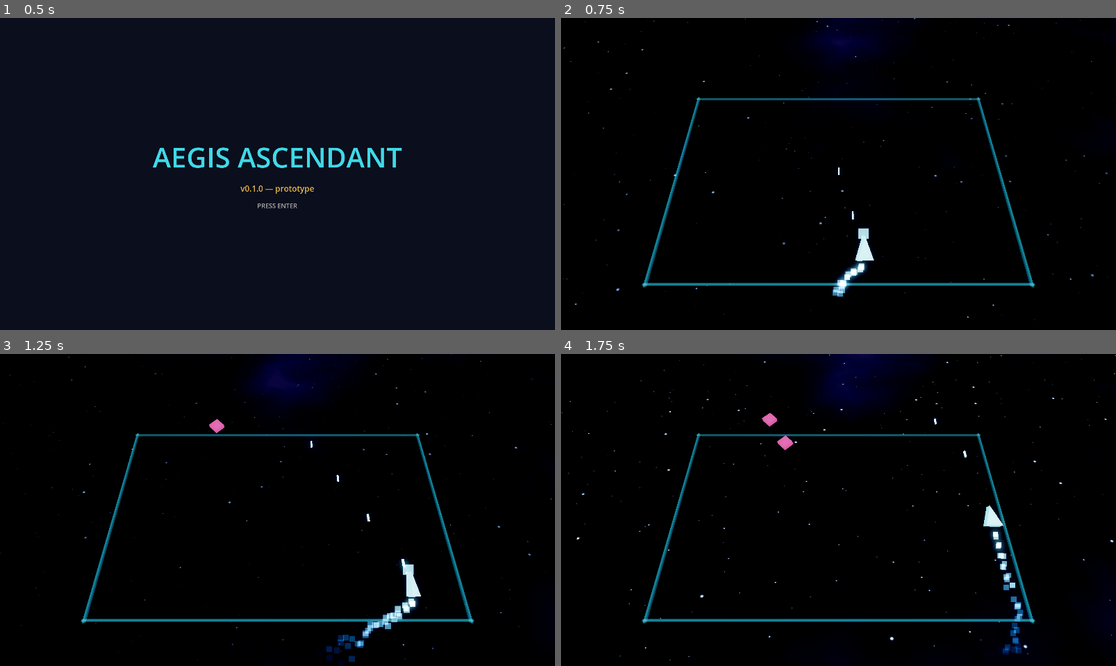
Above: before the commit, frames 1-4 (two rows, left to right).
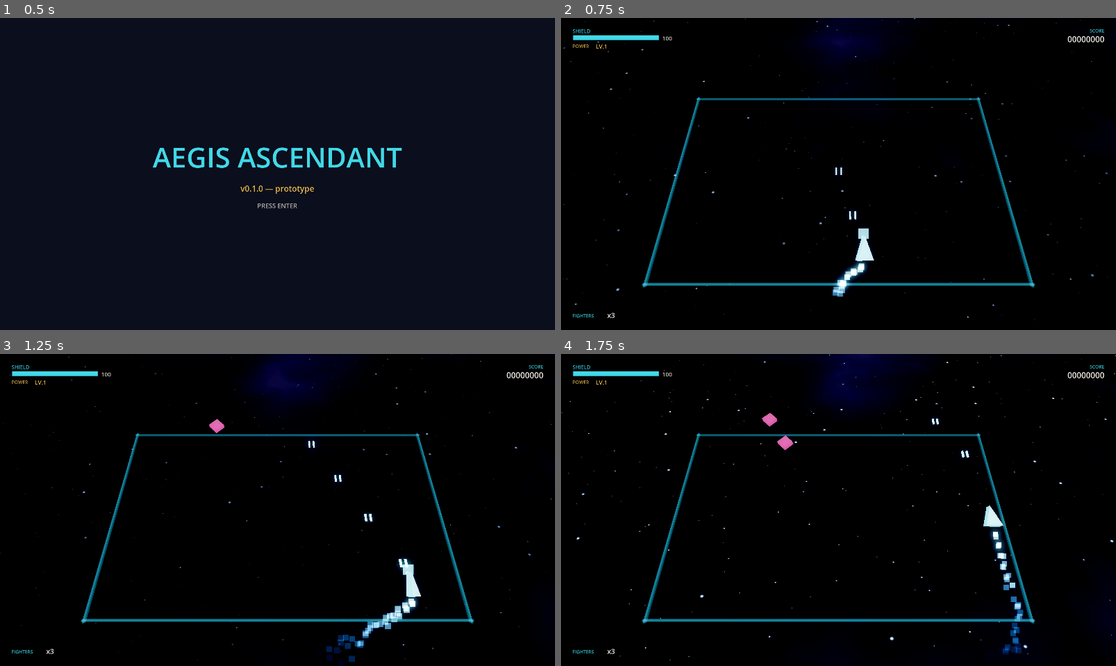
Above: after the commit, the same moments.

Repository: Happykiller/aegis-ascendant
Game: Godot game, scene res://scenes/boot/boot.tscn
Two runs of this game, one before a commit and one after it. Both use one fixed random seed, a clock stepped at 60 frames per second and the inputs below.
Inputs:
- Up to frame 1 (0.5 s): no input
- Up to frame 2 (0.75 s): tap Enter (ui_accept) at 0.5 s; hold D (move_right) from 0.53 s (still down); hold Space (fire_primary) from 0.53 s (still down)
- Up to frame 3 (1.25 s): keep holding D (move_right); keep holding Space (fire_primary); tap Enter (ui_accept) at 0.77 s
- Up to frame 4 (1.75 s): release D (move_right) at 1.28 s; release Space (fire_primary) at 1.28 s; hold S (move_down) from 1.28 s (still down); tap Space (fire_primary) at 1.35 s; tap Enter (ui_accept) at 1.52 s

Frame 1 is identical in both runs. In frame 2, 0.5% of the frame differs, in the area x 2-98%, y 3-97%; in frame 3, 0.6%; in frame 4, 0.5%.

Commit message:
feat(player): shield, invulnerability, lives, escalating fire and fighter HUD
- PlayerShield (spec §8.3): depletion, post-hit invuln, delayed regen — unit tested
- player registers as a BulletTarget; hits -> shield loss, blink, respawn (easy demo)
- Pulse Array power levels 1-5 shape the fire pattern (spec §9.1)
- fighter HUD: shield bar, power, score, lives (spec §19.1)
- hit -> shake, death -> heavy explosion; unlimited continues (spec §8.4)

Co-Authored-By: Claude Fable 5 <noreply@anthropic.com>

Diff:
--- a/resources/data/player_stats.gd
+++ b/resources/data/player_stats.gd
@@ -14,6 +14,18 @@
 ## Maximum visual roll when strafing; never affects the hitbox (spec §7.3).
 @export var max_bank_deg: float = 35.0
 
+@export_group("Shield & survival")
+## Shield capacity in units (spec §8.3: 100 at start).
+@export var shield_max: float = 100.0
+## Quiet seconds before shield regeneration begins.
+@export var shield_regen_delay: float = 3.0
+## Shield regeneration rate (units/s) once it starts.
+@export var shield_regen_rate: float = 12.0
+## Invulnerability window after an impact (spec §8.3).
+@export var invuln_time: float = 1.2
+## Visual lives before game over; continues are unlimited for the demo (spec §8.4).
+@export var lives: int = 3
+
 func validate() -> PackedStringArray:
 	var errors := PackedStringArray()
 	if max_speed <= 0.0:
@@ -24,4 +36,8 @@
 		errors.append("hitbox_radius must be > 0")
 	if fire_interval <= 0.0:
 		errors.append("fire_interval must be > 0")
+	if shield_max <= 0.0:
+		errors.append("shield_max must be > 0")
+	if lives < 1:
+		errors.append("lives must be >= 1")
 	return errors
--- a/resources/player/specter9_stats.tres
+++ b/resources/player/specter9_stats.tres
@@ -9,3 +9,8 @@
 hitbox_radius = 0.25
 fire_interval = 0.12
 max_bank_deg = 35.0
+shield_max = 100.0
+shield_regen_delay = 3.0
+shield_regen_rate = 12.0
+invuln_time = 1.2
+lives = 3
--- a/scenes/gameplay/graybox.tscn
+++ b/scenes/gameplay/graybox.tscn
@@ -10,6 +10,7 @@
 [ext_resource type="Script" path="res://scripts/fx/camera_director.gd" id="8_camdir"]
 [ext_resource type="Script" path="res://scripts/fx/vfx_manager.gd" id="9_vfx"]
 [ext_resource type="Script" path="res://scripts/debug/screen_capture.gd" id="10_capture"]
+[ext_resource type="PackedScene" path="res://scenes/ui/fighter_hud.tscn" id="11_hud"]
 
 [sub_resource type="StandardMaterial3D" id="mat_edge"]
 transparency = 1
@@ -77,3 +78,5 @@
 script = ExtResource("4_spawner")
 wave = ExtResource("5_wave")
 bullet_manager_path = NodePath("../BulletManager")
+
+[node name="FighterHUD" parent="." instance=ExtResource("11_hud")]
--- /dev/null
+++ b/scenes/ui/fighter_hud.tscn
@@ -0,0 +1,115 @@
+[gd_scene load_steps=2 format=3]
+
+[ext_resource type="Script" path="res://scripts/ui/fighter_hud.gd" id="1_hud"]
+
+[node name="FighterHUD" type="CanvasLayer"]
+script = ExtResource("1_hud")
+
+[node name="ShieldLabel" type="Label" parent="."]
+offset_left = 40.0
+offset_top = 32.0
+offset_right = 200.0
+offset_bottom = 56.0
+theme_override_colors/font_color = Color(0.247, 0.851, 0.91, 0.85)
+theme_override_font_sizes/font_size = 18
+text = "SHIELD"
+
+[node name="ShieldBarBG" type="ColorRect" parent="."]
+offset_left = 40.0
+offset_top = 58.0
+offset_right = 340.0
+offset_bottom = 78.0
+color = Color(0.05, 0.08, 0.16, 0.65)
+
+[node name="ShieldFill" type="ColorRect" parent="."]
+unique_name_in_owner = true
+offset_left = 42.0
+offset_top = 60.0
+offset_right = 338.0
+offset_bottom = 76.0
+color = Color(0.247, 0.851, 0.91, 1)
+
+[node name="ShieldValue" type="Label" parent="."]
+unique_name_in_owner = true
+offset_left = 350.0
+offset_top = 56.0
+offset_right = 420.0
+offset_bottom = 80.0
+theme_override_colors/font_color = Color(0.93, 0.918, 0.89, 0.9)
+theme_override_font_sizes/font_size = 20
+text = "100"
+
+[node name="PowerLabel" type="Label" parent="."]
+offset_left = 40.0
+offset_top = 86.0
+offset_right = 160.0
+offset_bottom = 108.0
+theme_override_colors/font_color = Color(0.894, 0.71, 0.29, 0.9)
+theme_override_font_sizes/font_size = 16
+text = "POWER"
+
+[node name="PowerValue" type="Label" parent="."]
+unique_name_in_owner = true
+offset_left = 120.0
+offset_top = 84.0
+offset_right = 240.0
+offset_bottom = 110.0
+theme_override_colors/font_color = Color(0.894, 0.71, 0.29, 1)
+theme_override_font_sizes/font_size = 20
+text = "LV.1"
+
+[node name="ScoreLabel" type="Label" parent="."]
+anchors_preset = 1
+anchor_left = 1.0
+anchor_right = 1.0
+offset_left = -260.0
+offset_top = 32.0
+offset_right = -40.0
+offset_bottom = 54.0
+grow_horizontal = 0
+theme_override_colors/font_color = Color(0.247, 0.851, 0.91, 0.85)
+theme_override_font_sizes/font_size = 16
+text = "SCORE"
+horizontal_alignment = 2
+
+[node name="ScoreValue" type="Label" parent="."]
+unique_name_in_owner = true
+anchors_preset = 1
+anchor_left = 1.0
+anchor_right = 1.0
+offset_left = -260.0
+offset_top = 54.0
+offset_right = -40.0
+offset_bottom = 86.0
+grow_horizontal = 0
+theme_override_colors/font_color = Color(0.93, 0.918, 0.89, 1)
+theme_override_font_sizes/font_size = 28
+text = "00000000"
+horizontal_alignment = 2
+
+[node name="LivesLabel" type="Label" parent="."]
+anchors_preset = 2
+anchor_top = 1.0
+anchor_bottom = 1.0
+offset_left = 40.0
+offset_top = -60.0
+offset_right = 160.0
+offset_bottom = -38.0
+grow_vertical = 0
+theme_override_colors/font_color = Color(0.247, 0.851, 0.91, 0.85)
+theme_override_font_sizes/font_size = 16
+text = "FIGHTERS"
+
+[node name="LivesValue" type="Label" parent="."]
+unique_name_in_owner = true
+anchors_preset = 2
+anchor_top = 1.0
+anchor_bottom = 1.0
+offset_left = 160.0
+offset_top = -64.0
+offset_right = 260.0
+offset_bottom = -34.0
+grow_vertical = 0
+theme_override_colors/font_color = Color(0.93, 0.918, 0.89, 1)
+theme_override_font_sizes/font_size = 24
+text = "x3"
--- a/scripts/gameplay/graybox_root.gd
+++ b/scripts/gameplay/graybox_root.gd
@@ -1,6 +1,5 @@
 extends Node3D
-## Graybox scene root: first playable segment sandbox (spec §37 items 12-19).
-## Wires enemy destruction to score, explosions and screen shake.
+## Graybox scene root: wires the player, HUD, VFX, camera and score together.
 
 const GameStateScript := preload("res://scripts/core/game_state.gd")
 
@@ -8,13 +7,21 @@
 @onready var _wave_spawner: WaveSpawner = get_node_or_null("WaveSpawner")
 @onready var _vfx: VFXManager = get_node_or_null("VFXManager") as VFXManager
 @onready var _camera_director: CameraDirector = get_node_or_null("CameraDirector") as CameraDirector
+@onready var _player: PlayerFighterController = get_node_or_null("PlayerFighter") as PlayerFighterController
+@onready var _hud: CanvasLayer = get_node_or_null("FighterHUD") as CanvasLayer
 
 func _ready() -> void:
-	# Children _ready() ran first: every pooled/placed enemy already exists.
 	for enemy in get_tree().get_nodes_in_group("enemies"):
 		(enemy as EnemyController).destroyed.connect(_on_enemy_destroyed)
 	if _wave_spawner != null:
 		_wave_spawner.wave_cleared.connect(_on_wave_cleared)
+	if _player != null:
+		_player.hit_taken.connect(_on_player_hit)
+		_player.destroyed_at.connect(_on_player_destroyed)
+		_player.game_over.connect(_on_game_over)
+	if _hud != null and _player != null:
+		_hud.bind_player(_player)
+		_hud.bind_score(_game_state)
 	print("[Graybox] ready")
 
 func _on_wave_cleared() -> void:
@@ -26,3 +33,19 @@
 		_vfx.spawn_explosion(enemy.global_position, VfxExplosion.Category.MEDIUM)
 	if _camera_director != null:
 		_camera_director.add_trauma(0.35)
+
+func _on_player_hit(_world_position: Vector3) -> void:
+	if _camera_director != null:
+		_camera_director.add_trauma(0.45)
+
+func _on_player_destroyed(world_position: Vector3) -> void:
+	if _vfx != null:
+		_vfx.spawn_explosion(world_position, VfxExplosion.Category.HEAVY)
+	if _camera_director != null:
+		_camera_director.add_trauma(0.9)
+
+func _on_game_over() -> void:
+	# Unlimited continues for the demo (spec §8.4): keep the run going.
+	print("[Graybox] all fighters lost — continue")
+	if _player != null:
+		_player.continue_run()
--- a/scripts/player/player_fighter_controller.gd
+++ b/scripts/player/player_fighter_controller.gd
@@ -7,6 +7,21 @@
 ## Logical "up the screen" direction (+y logical = -Z world).
 const DIR_UP := Vector2(0.0, 1.0)
 const MUZZLE_OFFSET := Vector2(0.0, 0.9)
+
+## Emitted whenever the shield value changes (HUD).
+signal shield_changed(ratio: float, current: float, maximum: float)
+## Emitted when a life is lost; `lives` is the remaining count.
+signal lives_changed(lives: int)
+## Emitted when the player is hit (feedback: shake / sfx), with the world position.
+signal hit_taken(world_position: Vector3)
+## Emitted when a life is lost (explosion at position).
+signal destroyed_at(world_position: Vector3)
+## Emitted when the last life is gone (game over).
+signal game_over
+## Emitted when the fire power level changes (HUD / feedback).
+signal power_changed(level: int)
+
+const MAX_POWER := 5
 
 @export var stats: PlayerStats
 @export var primary_projectile: ProjectileData
@@ -19,6 +34,14 @@
 ## and hands-off showcase. Never active in a normal run.
 var _demo: bool = false
 var _demo_time: float = 0.0
+
+var _shield: PlayerShield = PlayerShield.new()
+var _lives: int = 3
+var _power_level: int = 1
+var _alive: bool = true
+var _respawn_timer: float = 0.0
+var _target: BulletTarget
+var _blink_time: float = 0.0
 
 var _engine_trail: GPUParticles3D
 var _muzzle_flash: MeshInstance3D
@@ -39,8 +62,31 @@
 	_build_engine_trail()
 	_build_muzzle_flash()
 	_demo = "--demo" in OS.get_cmdline_user_args()
+	_shield.configure(stats.shield_max, stats.shield_regen_delay,
+		stats.shield_regen_rate, stats.invuln_time)
+	_lives = stats.lives
+	if _bullet_manager != null:
+		_target = BulletTarget.make(BulletManager.Team.PLAYER, stats.hitbox_radius,
+			Callable(self, "_take_hit"))
+		_target.position = plane_position
+		_bullet_manager.register_target(_target)
+	# Publish initial HUD state on the next idle frame (listeners connect after _ready).
+	call_deferred("_emit_initial_state")
+
+func _emit_initial_state() -> void:
+	shield_changed.emit(_shield.ratio(), _shield.current, _shield.maximum)
+	lives_changed.emit(_lives)
+	power_changed.emit(_power_level)
 
 func _physics_process(delta: float) -> void:
+	if not _alive:
+		_respawn_timer -= delta
+		if _respawn_timer <= 0.0:
+			_respawn()
+		return
+	_shield.tick(delta)
+	shield_changed.emit(_shield.ratio(), _shield.current, _shield.maximum)
+	_update_invuln_blink(delta)
 	var input: Vector2
 	if _demo:
 		_demo_time += delta
@@ -50,8 +96,69 @@
 	_velocity = integrate_velocity(_velocity, input, stats.max_speed, stats.accel_time, delta)
 	plane_position = GameplayPlane.clamp_to_bounds(plane_position + _velocity * delta)
 	position = GameplayPlane.to_world(plane_position)
+	if _target != null:
+		_target.position = plane_position
 	_apply_visual_bank(delta)
 	_update_fire(delta)
+
+## Bullet hit callback (registered with the BulletManager).
+func _take_hit(damage: float) -> void:
+	if not _alive:
+		return
+	if _shield.take_hit(damage):
+		hit_taken.emit(global_position)
+		shield_changed.emit(_shield.ratio(), _shield.current, _shield.maximum)
+		if _shield.is_depleted():
+			_destroy()
+
+func _destroy() -> void:
+	_alive = false
+	_visual_root.visible = false
+	if _target != null:
+		_target.enabled = false
+	destroyed_at.emit(global_position)
+	_lives -= 1
+	lives_changed.emit(_lives)
+	if _lives <= 0:
+		game_over.emit()
+	else:
+		_respawn_timer = 1.2 # brief pause before respawn (spec §5.3: forgiving)
+
+func _respawn() -> void:
+	_alive = true
+	plane_position = Vector2(0.0, -5.0)
+	_velocity = Vector2.ZERO
+	position = GameplayPlane.to_world(plane_position)
+	_visual_root.visible = true
+	_shield.reset()
+	_shield.grant_invulnerability(2.0)
+	if _target != null:
+		_target.position = plane_position
+		_target.enabled = true
+	shield_changed.emit(_shield.ratio(), _shield.current, _shield.maximum)
+
+func _update_invuln_blink(delta: float) -> void:
+	if _shield.is_invulnerable():
+		_blink_time += delta * 18.0
+		_visual_root.visible = fmod(_blink_time, 1.0) < 0.55
+	elif not _visual_root.visible:
+		_visual_root.visible = true
+
+## Raise the primary fire power level (Power Core pickup, spec §9.1).
+func add_power() -> void:
+	if _power_level < MAX_POWER:
+		_power_level += 1
+		power_changed.emit(_power_level)
+
+func restore_shield(amount: float) -> void:
+	_shield.restore(amount)
+	shield_changed.emit(_shield.ratio(), _shield.current, _shield.maximum)
+
+## Unlimited continues for the demo (spec §8.4): restore lives and respawn.
+func continue_run() -> void:
+	_lives = stats.lives
+	lives_changed.emit(_lives)
+	_respawn()
 
 func _update_fire(delta: float) -> void:
 	_fire_timer = maxf(_fire_timer - delta, 0.0)
@@ -62,10 +169,32 @@
 	if _bullet_manager == null or primary_projectile == null:
 		return
 	if (_demo or Input.is_action_pressed("fire_primary")) and _fire_timer == 0.0:
-		_fire_timer = stats.fire_interval
-		_bullet_manager.spawn_from_data(BulletManager.Team.PLAYER,
-			plane_position + MUZZLE_OFFSET, DIR_UP, primary_projectile)
+		# Higher power tightens cadence (spec §9.1 level 2 = increased rate).
+		var cadence := stats.fire_interval * (1.0 if _power_level < 2 else 0.8)
+		_fire_timer = cadence
+		_fire_pattern()
 		_muzzle_timer = 0.05
+
+## Pulse Array fire pattern, escalating with power level (spec §9.1).
+func _fire_pattern() -> void:
+	var muzzle := plane_position + MUZZLE_OFFSET
+	# Level 1+: twin frontal shots.
+	_shoot(muzzle + Vector2(-0.18, 0.0), DIR_UP)
+	_shoot(muzzle + Vector2(0.18, 0.0), DIR_UP)
+	if _power_level >= 3:
+		# Level 3+: weak angled side shots.
+		_shoot(muzzle + Vector2(-0.5, 0.0), Vector2(-0.28, 1.0))
+		_shoot(muzzle + Vector2(0.5, 0.0), Vector2(0.28, 1.0))
+	if _power_level >= 4:
+		# Level 4+: reinforced central axis.
+		_shoot(muzzle, DIR_UP)
+	if _power_level >= 5:
+		# Level 5: full lateral spread.
+		_shoot(muzzle + Vector2(-0.7, 0.0), Vector2(-0.6, 1.0))
+		_shoot(muzzle + Vector2(0.7, 0.0), Vector2(0.6, 1.0))
+
+func _shoot(origin: Vector2, direction: Vector2) -> void:
+	_bullet_manager.spawn_from_data(BulletManager.Team.PLAYER, origin, direction, primary_projectile)
 
 func _build_engine_trail() -> void:
 	_engine_trail = GPUParticles3D.new()
--- /dev/null
+++ b/scripts/player/player_shield.gd
@@ -0,0 +1,63 @@
+class_name PlayerShield
+extends RefCounted
+## Player shield model (spec §8.3): depletes on hit, brief invulnerability after
+## impact, slow regeneration after a quiet delay. Pure logic — testable headless.
+## Lives/respawn are handled by the controller; this owns one shield instance.
+
+var maximum: float = 100.0
+var current: float = 100.0
+var regen_delay: float = 3.0
+var regen_rate: float = 12.0      # units per second once regen starts
+var invuln_time: float = 1.2
+
+var _time_since_hit: float = 0.0
+var _invuln_timer: float = 0.0
+
+func configure(p_max: float, p_regen_delay: float, p_regen_rate: float, p_invuln: float) -> void:
+	maximum = p_max
+	regen_delay = p_regen_delay
+	regen_rate = p_regen_rate
+	invuln_time = p_invuln
+	reset()
+
+func reset() -> void:
+	current = maximum
+	_time_since_hit = regen_delay # allow immediate regen readiness after respawn
+	_invuln_timer = 0.0
+
+## Grant temporary invulnerability (e.g. right after a respawn).
+func grant_invulnerability(duration: float) -> void:
+	_invuln_timer = maxf(_invuln_timer, duration)
+
+func is_invulnerable() -> bool:
+	return _invuln_timer > 0.0
+
+func is_depleted() -> bool:
+	return current <= 0.0
+
+func ratio() -> float:
+	return current / maximum if maximum > 0.0 else 0.0
+
+## Apply a hit. Returns true if damage landed (i.e. shield went down / depleted),
+## false if blocked by invulnerability or already depleted.
+func take_hit(damage: float) -> bool:
+	if _invuln_timer > 0.0 or current <= 0.0:
+		return false
+	current = maxf(current - damage, 0.0)
+	_time_since_hit = 0.0
+	if current > 0.0:
+		_invuln_timer = invuln_time
+	return true
+
+func tick(delta: float) -> void:
+	if _invuln_timer > 0.0:
+		_invuln_timer = maxf(_invuln_timer - delta, 0.0)
+	if current <= 0.0:
+		return
+	_time_since_hit += delta
+	if _time_since_hit >= regen_delay and current < maximum:
+		current = minf(current + regen_rate * delta, maximum)
+
+## Immediate top-up (Shield Cell pickup, spec §10.1).
+func restore(amount: float) -> void:
+	current = minf(current + amount, maximum)
--- /dev/null
+++ b/scripts/ui/fighter_hud.gd
@@ -0,0 +1,42 @@
+extends CanvasLayer
+## Fighter HUD (spec §19.1): shield, power level, score, lives.
+## Bound by the gameplay root to the player and GameState via signals.
+
+const COLOR_FULL := Color(0.247, 0.851, 0.91)   # cyan
+const COLOR_MID := Color(0.894, 0.71, 0.29)     # gold
+const COLOR_LOW := Color(0.79, 0.23, 0.19)      # red
+
+@onready var _shield_fill: ColorRect = %ShieldFill
+@onready var _shield_value: Label = %ShieldValue
+@onready var _score_value: Label = %ScoreValue
+@onready var _lives_value: Label = %LivesValue
+@onready var _power_value: Label = %PowerValue
+
+var _shield_full_width: float = 0.0
+
+func _ready() -> void:
+	_shield_full_width = _shield_fill.size.x
+
+func bind_player(player: PlayerFighterController) -> void:
+	player.shield_changed.connect(_on_shield_changed)
+	player.lives_changed.connect(_on_lives_changed)
+	player.power_changed.connect(_on_power_changed)
+
+func bind_score(gs: Object) -> void:
+	gs.score_changed.connect(_on_score_changed)
+	_on_score_changed(gs.score)
+
+func _on_shield_changed(ratio: float, current: float, _maximum: float) -> void:
+	_shield_fill.size.x = _shield_full_width * clampf(ratio, 0.0, 1.0)
+	var col := COLOR_FULL if ratio > 0.5 else (COLOR_MID if ratio > 0.25 else COLOR_LOW)
+	_shield_fill.color = col
+	_shield_value.text = "%d" % roundi(current)
+
+func _on_score_changed(total: int) -> void:
+	_score_value.text = "%08d" % total
+
+func _on_lives_changed(lives: int) -> void:
+	_lives_value.text = "x%d" % maxi(lives, 0)
+
+func _on_power_changed(level: int) -> void:
+	_power_value.text = "LV.%d" % level
--- /dev/null
+++ b/tests/unit/test_player_shield.gd
@@ -0,0 +1,55 @@
+extends "res://tests/test_case.gd"
+## PlayerShield: damage, invulnerability, regen, depletion (spec §8.3).
+
+func _make() -> PlayerShield:
+	var s := PlayerShield.new()
+	s.configure(100.0, 3.0, 12.0, 1.2)
+	return s
+
+func test_hit_reduces_shield() -> void:
+	var s := _make()
+	assert_true(s.take_hit(25.0), "hit lands")
+	assert_almost_eq(s.current, 75.0, 0.001, "shield reduced")
+
+func test_invulnerability_blocks_second_hit() -> void:
+	var s := _make()
+	s.take_hit(25.0)
+	assert_true(s.is_invulnerable(), "invuln granted after hit")
+	assert_false(s.take_hit(25.0), "second hit blocked by invuln")
+	assert_almost_eq(s.current, 75.0, 0.001, "shield unchanged during invuln")
+
+func test_invulnerability_expires() -> void:
+	var s := _make()
+	s.take_hit(25.0)
+	s.tick(1.3) # past the 1.2s invuln window
+	assert_false(s.is_invulnerable(), "invuln expired")
+	assert_true(s.take_hit(10.0), "hit lands again")
+
+func test_no_regen_before_delay() -> void:
+	var s := _make()
+	s.take_hit(40.0)
+	s.tick(2.0) # under the 3s regen delay
+	assert_almost_eq(s.current, 60.0, 0.001, "no regen yet")
+
+func test_regen_after_delay() -> void:
+	var s := _make()
+	s.take_hit(40.0)
+	s.tick(3.0) # reach the delay (no regen this tick, boundary)
+	s.tick(1.0) # +12 units
+	assert_true(s.current > 60.0, "shield regenerated (got %f)" % s.current)
+	assert_true(s.current <= 100.0, "never exceeds max")
+
+func test_depletion() -> void:
+	var s := _make()
+	s.take_hit(100.0)
+	assert_true(s.is_depleted(), "depleted at 0")
+	assert_false(s.take_hit(10.0), "no hit when depleted")
+
+func test_reset_and_restore() -> void:
+	var s := _make()
+	s.take_hit(80.0)
+	s.restore(30.0)
+	assert_almost_eq(s.current, 50.0, 0.001, "restore adds")
+	s.reset()
+	assert_almost_eq(s.current, 100.0, 0.001, "reset to max")
+	assert_false(s.is_invulnerable(), "reset clears invuln")
Not shown, added: scripts/player/player_shield.gd.uid
Not shown, added: scripts/ui/fighter_hud.gd.uid
